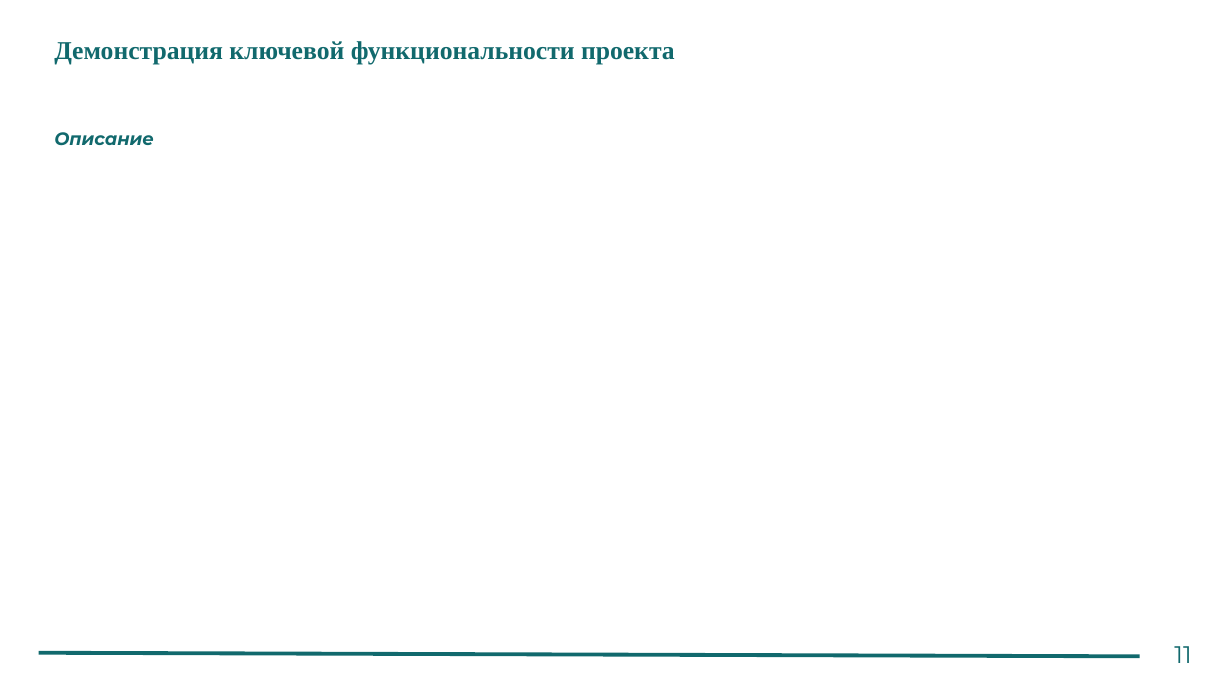
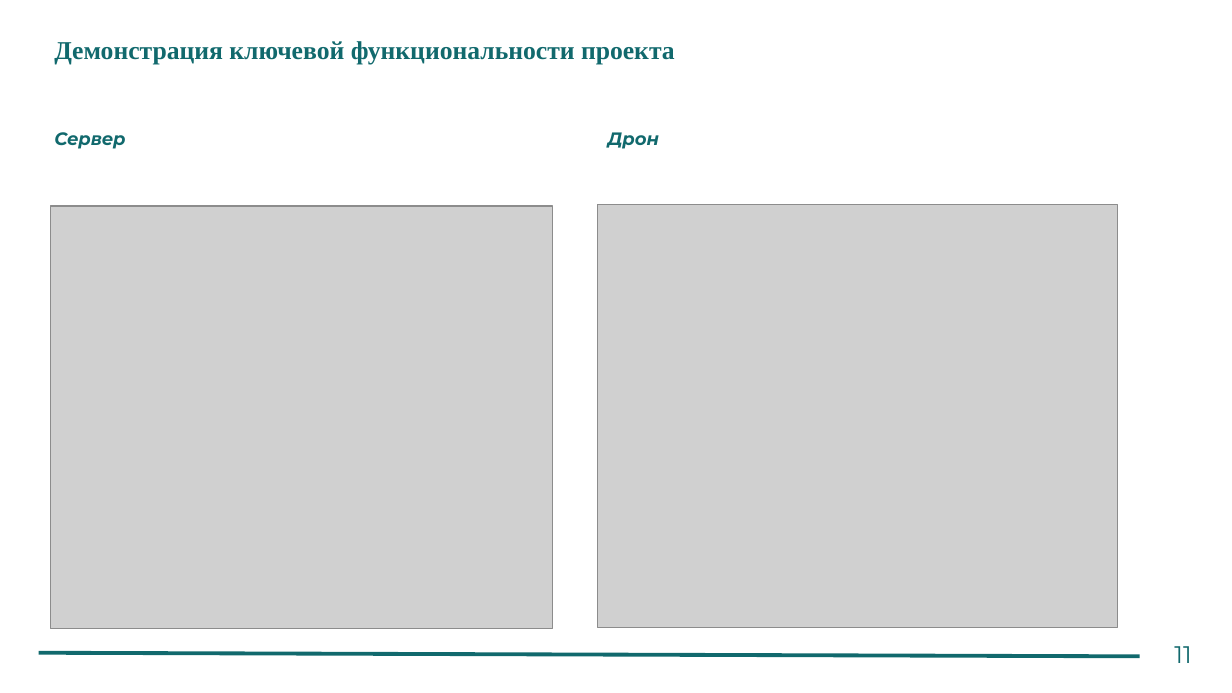
Before and after one commit to White2e/BPLAFinalCert, a slide deck: slide 15 of Python_разработка_для_БПЛА_паттерны_проектирования,_API_интерфейсы+(6).pptx. Drawn at 1232x693 pixels with LibreOffice and Linux fonts; fonts in the diff are those of the drawing; grey boxes stand for pictures. Boxes give left, top, right and bottom in pixels: in the first picture for what was removed or moved away, otherwise in the second. Text is boxed around its words. In the diff, an @@ line names an element or a change of style, - is before the commit and + after.

```diff
--- a/Python_разработка_для_БПЛА_паттерны_проектирования,_API_интерфейсы+(6).pptx
+++ b/Python_разработка_для_БПЛА_паттерны_проектирования,_API_интерфейсы+(6).pptx
@@ text removed at (x1=54, y1=132, x2=154, y2=146) @@
-Описание
@@ text added at (x1=54, y1=132, x2=659, y2=149), 10.5 pt, text #11696D, bold, italic @@
+Сервер Дрон
@@ picture added at (x1=51, y1=206, x2=553, y2=628) @@
@@ picture added at (x1=598, y1=205, x2=1117, y2=627) @@
```
Also in this commit, not shown: 1 other slide changed, 2 slides added, 1 other file.
